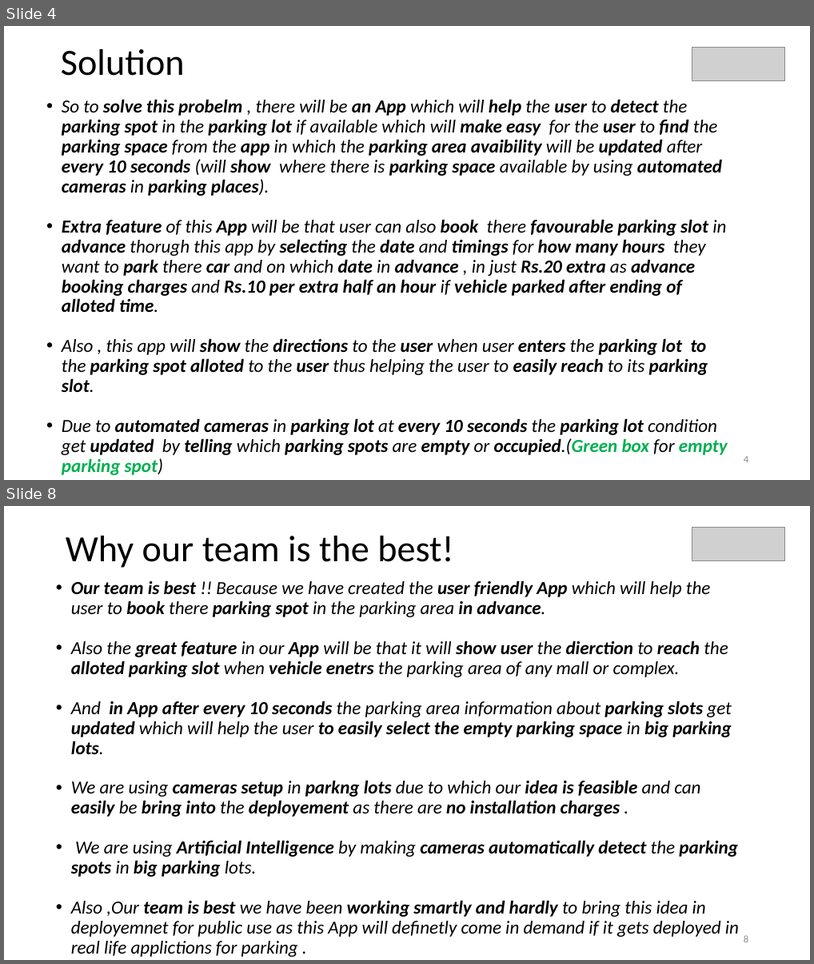
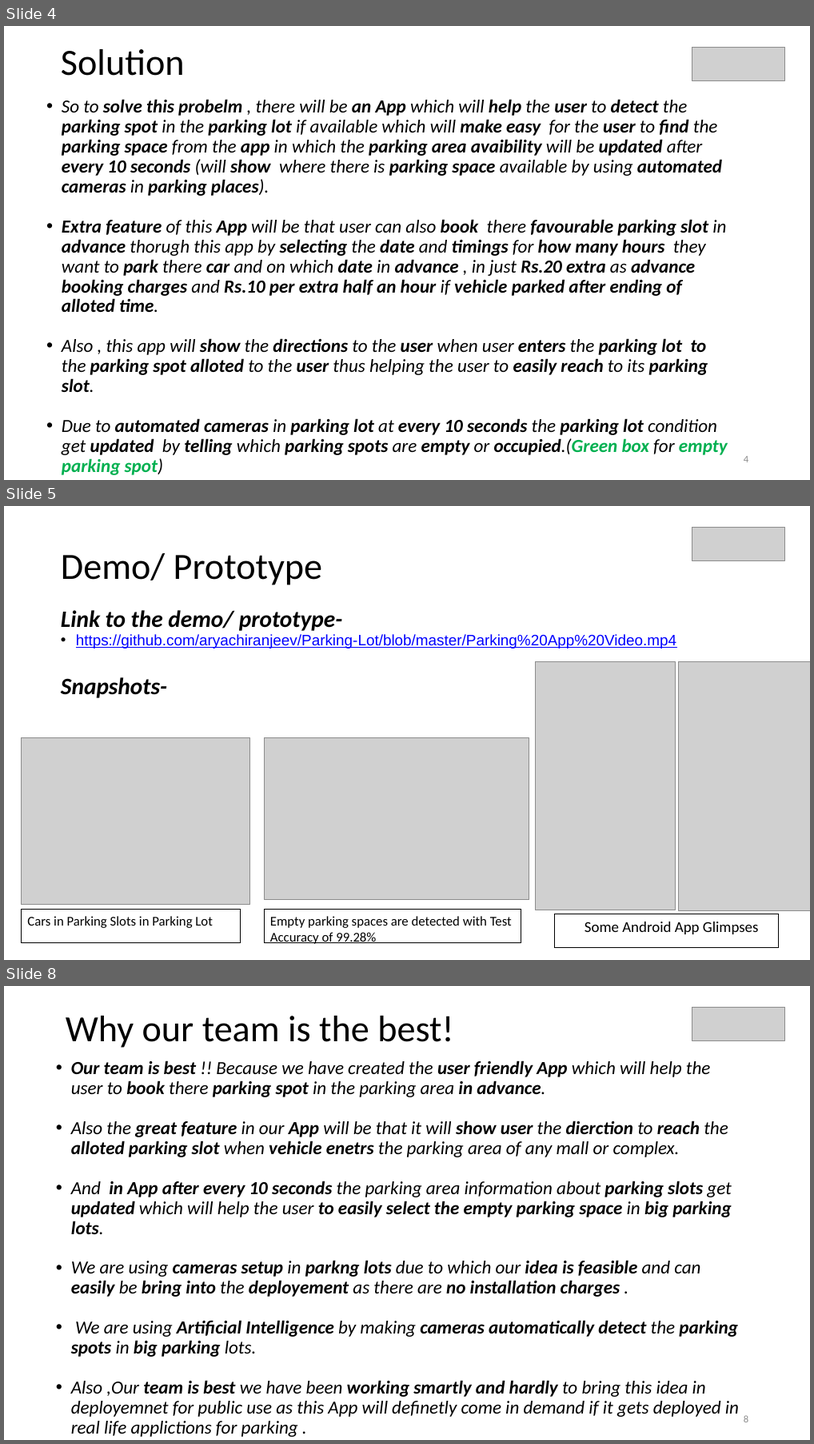
Before and after one commit to aryachiranjeev/Parking-Lot, a slide deck: Sample_Submission_CG19_hackathon.pptx. Shown one above the other, each under a label of ours: slides 4 and 8 before the commit, slides 4, 5 and 8 after it; the slides between them are not shown. The pictures are 814x964 and 814x1444 pixels, drawn with LibreOffice and Linux fonts; fonts in the diff are those of the drawing; grey boxes stand for pictures. Boxes give left, top, right and bottom in pixels: in the first picture for what was removed or moved away, otherwise in the second. Text is boxed around its words. In the diff, an @@ line names an element or a change of style, - is before the commit and + after.

```diff
--- a/Sample_Submission_CG19_hackathon.pptx
+++ b/Sample_Submission_CG19_hackathon.pptx
@@ slide 5 added at [4,506,810,960], background #FFFFFF @@
@@ picture added at [693,527,785,560] @@
@@ text added at [61,553,322,585], 44 pt, text #000000 @@
+Demo/ Prototype
@@ text added at [61,610,677,698], 18 pt, text #0000FF, underline @@
+Link to the demo/ prototype-
+• https://github.com/aryachiranjeev/Parking-Lot/blob/master/Parking%20App%20Video.mp4
+Snapshots-
@@ picture added at [536,661,675,909] @@
@@ picture added at [679,661,810,911] @@
@@ picture added at [22,738,250,904] @@
@@ picture added at [264,738,529,900] @@
@@ rectangle added at [22,909,241,942], fill #FFFFFF, outline #000000 0.75 pt, 16 pt, text #000000 @@
+Cars in Parking Slots in Parking Lot
@@ rectangle added at [264,909,522,942], fill #FFFFFF, outline #000000 0.75 pt, 16 pt, text #000000 @@
+Empty parking spaces are detected with Test Accuracy of 99.28%
@@ rectangle added at [555,914,779,947], fill #FFFFFF, outline #000000 0.75 pt, 18 pt, text #000000 @@
+Some Android App Glimpses
```
Also in this commit, not shown: 3 slides changed, 1 other slide added, 2 slides removed.
